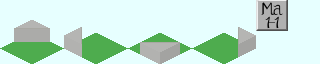
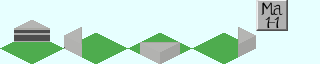
Layered file, before and after one edit (320x64). Changes by layer:
painted on "クリップボード" over (14, 30, 50, 41)
